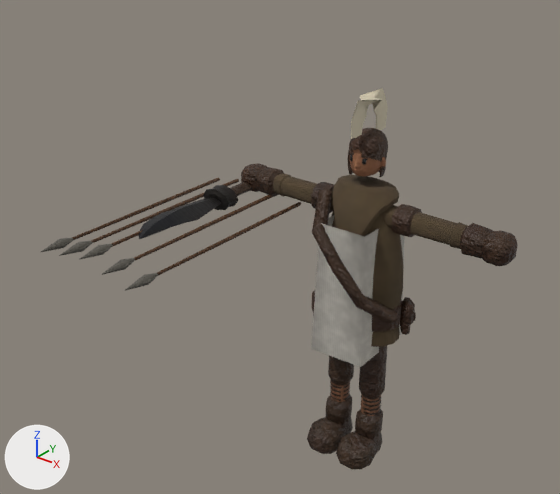
The glTF model csharp/Unciv.Godot/Packs/units/models/unit/Atlatlist.glb, before and after one commit.
Rendered twice from a 50 mm lens placed at (0.785, -1.261, 1.233), pointed at (-0.06, -0.205, 0.578). Arrows for +X, +Y and +Z are at lower left; the lights stay in place. The first picture is the older version. Vertices at exactly the same position are counted once.

In view in the first picture: 'Javelins', 'Knife', 'Warrior'.
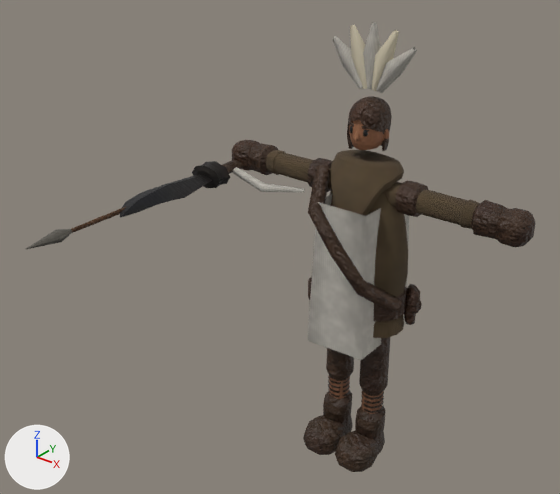
Patch to the scene script:
```diff
--- a/csharp/Unciv.Godot/Packs/units/models/unit/Atlatlist.glb.py
+++ b/csharp/Unciv.Godot/Packs/units/models/unit/Atlatlist.glb.py
@@ me_mesh_javelins @@
 # used by ob_javelins; location = (-0.297, -0.066, 0.592); rotation_euler = (1.571, 0.0, 0.0), in degrees (90, 0, 0); scale = (0.38, 0.38, 0.38)
-me_mesh_javelins.from_pydata(...)  # 200 vertices, 360 faces; spans x -0.346..0.346, y -0.083..0.023, z -0.2..1.13
+me_mesh_javelins.from_pydata(...)  # 54 vertices, 96 faces; spans x -0.03..0.524, y -0.026..0.026, z -0.4..1.27
+# me_mesh_javelins part 1: the loose piece of 20 vertices spanning x -0.011..0.011, y -0.01..0.01, z -0.2..0.95 is rebuilt with 17 vertices and now spans x -0.011..0.014, y -0.013..0.013, z -0.4..1.15
+# me_mesh_javelins part 2: a new loose piece of 20 vertices spanning x -0.03..0.03, y -0.026..0.026, z 1.03..1.27, in mat_iron
+# me_mesh_javelins part 3: a new loose piece of 17 vertices spanning x 0.055..0.524, y -0.024..0.024, z -0.019..0.12, in mat_teamcolor
+# me_mesh_javelins part 4: 8 loose pieces with 160 vertices, spanning x -0.346..0.346, y -0.083..-0.007, z -0.2..1.13, are deleted
+# me_mesh_javelins part 5
+# 20 vertices are removed from x -0.026..0.026, y -0.023..0.023, z 0.93..1.13
+# 36 faces are deleted
 me_mesh_javelins.materials.append(mat_leather)
 me_mesh_javelins.materials.append(mat_iron)
+me_mesh_javelins.materials.append(mat_teamcolor)
@@ ob_warrior @@
 ob_warrior = bpy.data.objects.new('Warrior', me_mesh_skinned)
-ob_warrior.location = (0.0, 0.0, -0.014)
-ob_warrior.scale = (0.38, 0.38, 0.38)
+ob_warrior.location = (0.0, 0.0, -0.015)
+ob_warrior.scale = (0.411, 0.411, 0.411)
@@ ob_knife @@
 ob_knife = bpy.data.objects.new('Knife', me_mesh_knife)
-ob_knife.location = (-0.297, -0.054, 0.592)
+ob_knife.location = (-0.321, -0.051, 0.64)
 ob_knife.rotation_euler = (1.571, 0.0, 0.0)  # degrees (90, 0, 0)
-ob_knife.scale = (0.323, 0.323, 0.323)
+ob_knife.scale = (0.349, 0.349, 0.349)
@@ ob_javelins @@
 ob_javelins = bpy.data.objects.new('Javelins', me_mesh_javelins)
-ob_javelins.location = (-0.297, -0.066, 0.592)
+ob_javelins.location = (-0.321, -0.065, 0.64)
 ob_javelins.rotation_euler = (1.571, 0.0, 0.0)  # degrees (90, 0, 0)
-ob_javelins.scale = (0.38, 0.38, 0.38)
+ob_javelins.scale = (0.411, 0.411, 0.411)
```

What differs and where, as boxes (x1, y1, x2, y2) in the pictures (560 x 494 px):
'Warrior', moved, rescaled (9% wider, 18% taller): before (241, 88, 518, 469); after (232, 22, 535, 472)
'Javelins', reshaped, moved, rescaled: before (41, 178, 301, 291); after (26, 167, 305, 249)
'Knife', moved, rescaled (9% wider): before (139, 182, 252, 239); after (120, 160, 243, 217)
part 1 of me_mesh_javelins, rebuilt: before (111, 230, 143, 247); after (70, 207, 126, 233)
part 2 of me_mesh_javelins, added: after (26, 229, 72, 249)
part 3 of me_mesh_javelins, added: after (233, 167, 305, 192)
part 4 of me_mesh_javelins, deleted: before (41, 178, 301, 291)
part 5 of me_mesh_javelins, deleted: before (80, 244, 113, 259)
